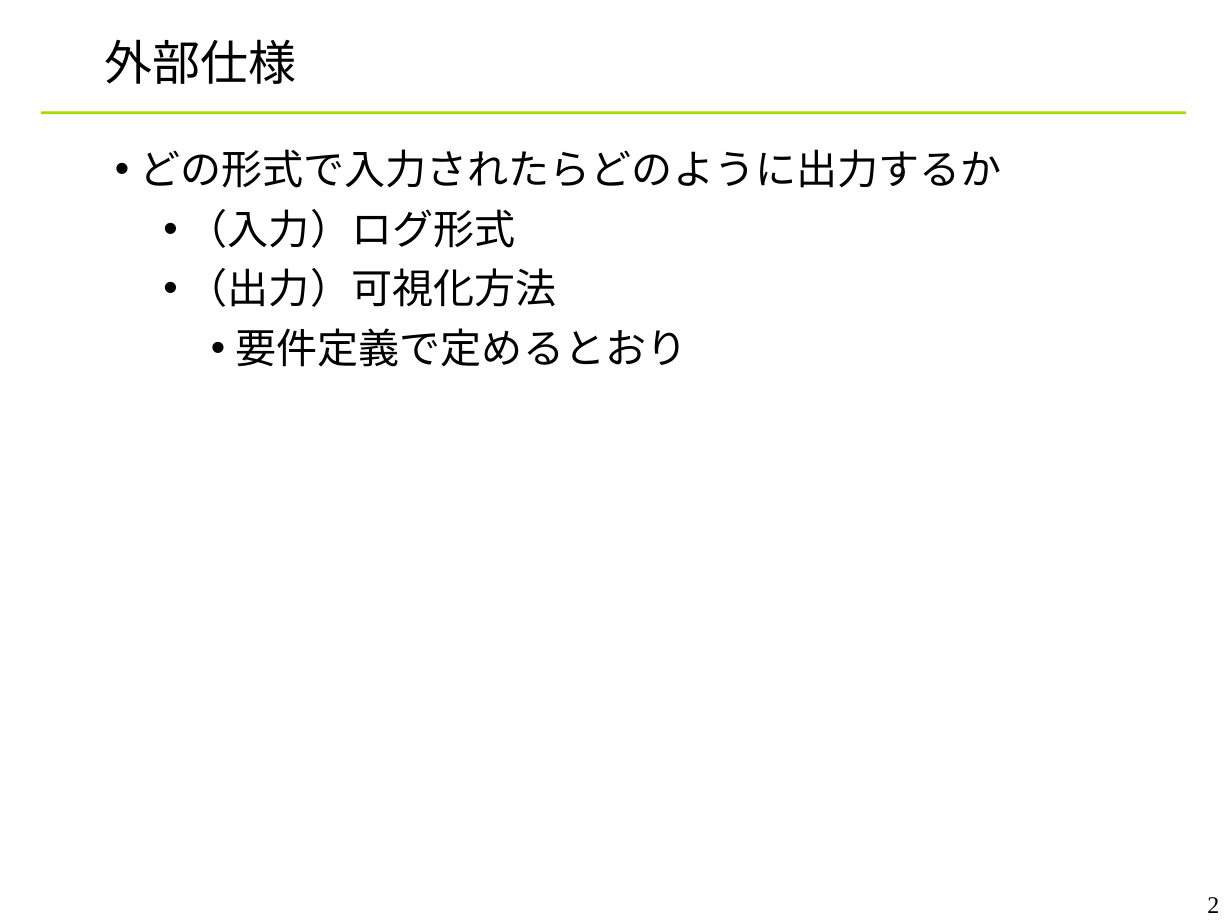
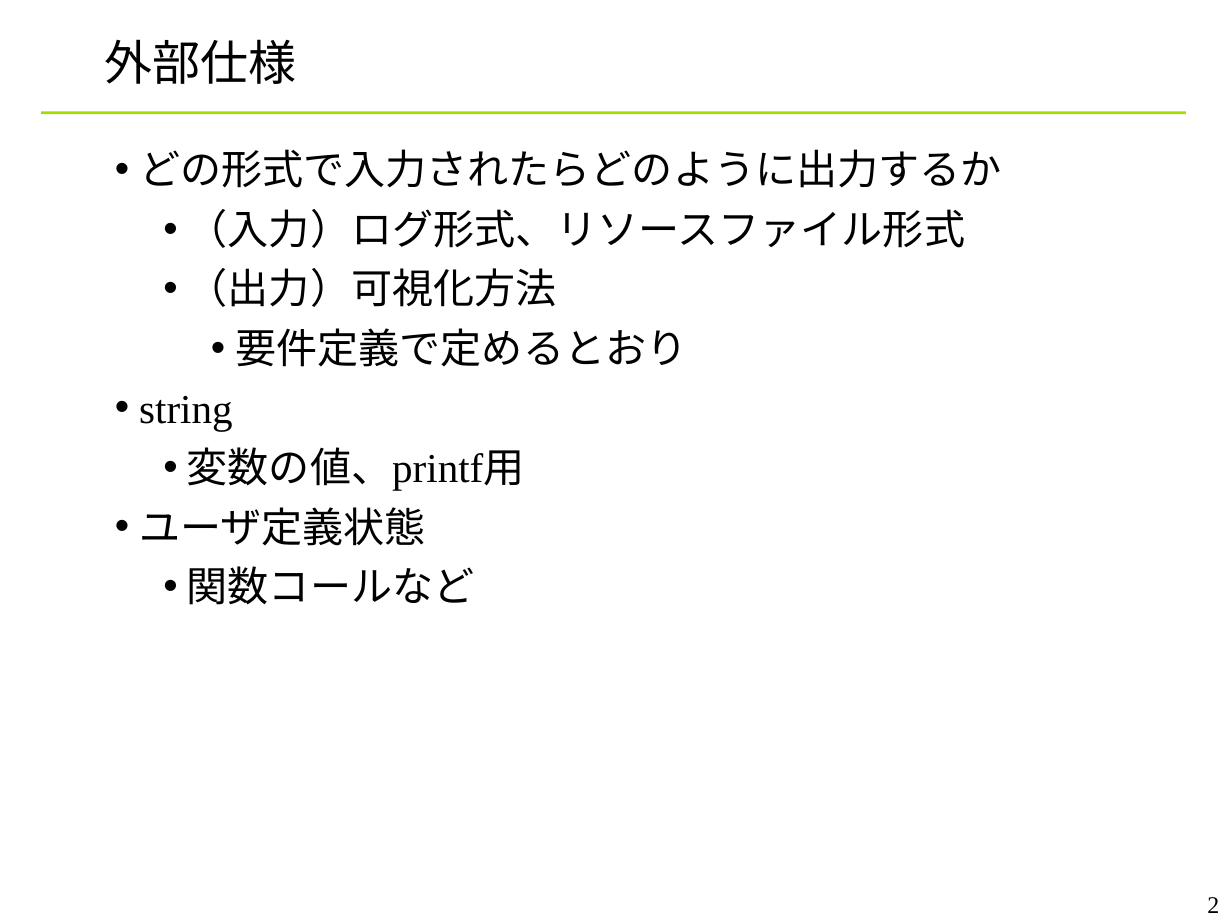
Before and after one commit to YixiaoLi/tlv4mc, a slide deck: slide 2 of doc/phase4/aplog_ext_spec.ppt. Drawn at 1232x924 pixels with LibreOffice and Linux fonts; fonts in the diff are those of the drawing; background and template pictures are left out. Boxes give left, top, right and bottom in pixels: in the first picture for what was removed or moved away, otherwise in the second. Text is boxed around its words. In the diff, an @@ line names an element or a change of style, - is before the commit and + after.

```diff
--- a/doc/phase4/aplog_ext_spec.ppt
+++ b/doc/phase4/aplog_ext_spec.ppt
@@ text at bbox=[187, 209, 965, 248]: text changed @@
-  • （入力）ログ形式
+  • （入力）ログ形式、リソースファイル形式
@@ text at bbox=[139, 396, 525, 605]: paragraphs added @@
+• string
+  • 変数の値、printf用
+• ユーザ定義状態
+  • 関数コールなど
```
Also in this commit, not shown: 3 slides added, 1 slide removed.
